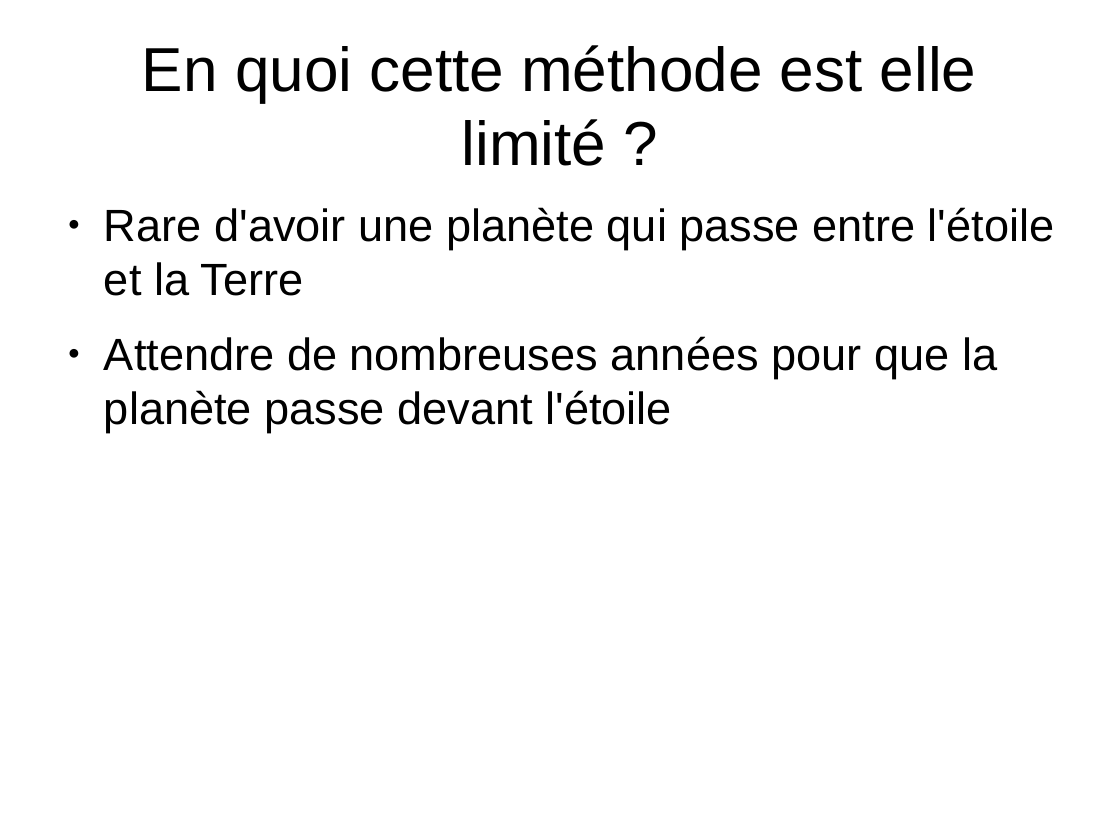
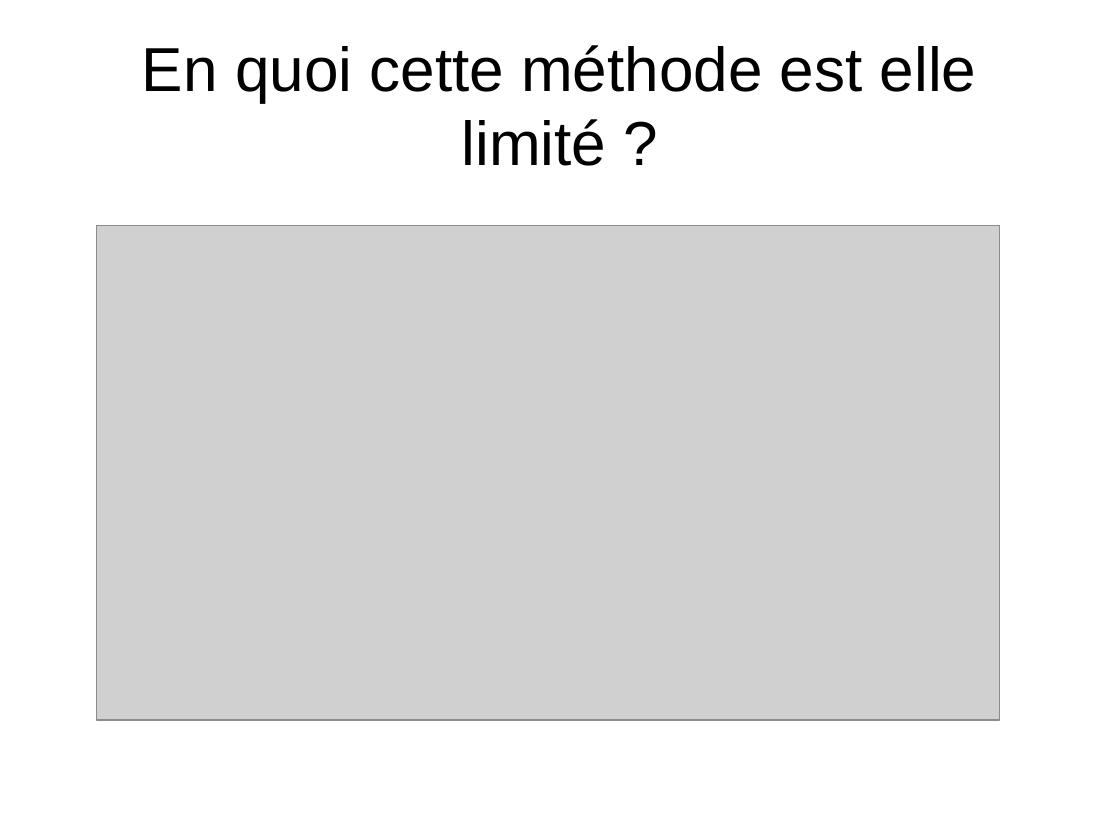
Before and after one commit to ARE-UPMC/are-gravite-2017-exoplantes-maxz, a slide deck: slide 21 of podcast.odp (slide 24 before the commit). Drawn at 1120x840 pixels with LibreOffice and Linux fonts; fonts in the diff are those of the drawing; grey boxes stand for pictures. Boxes give left, top, right and bottom in pixels: in the first picture for what was removed or moved away, otherwise in the second. Text is boxed around its words. In the diff, an @@ line names an element or a change of style, - is before the commit and + after.

```diff
--- a/podcast.odp
+++ b/podcast.odp
@@ text removed at (x1=104, y1=207, x2=1054, y2=432) @@
-● Rare d'avoir une planète qui passe entre l'étoile et la Terre
-● Attendre de nombreuses années pour que la planète passe devant l'étoile
@@ picture added at (x1=97, y1=226, x2=1000, y2=721) @@
```
Also in this commit, not shown: 5 other slides changed, 8 slides added, 2 slides removed.
